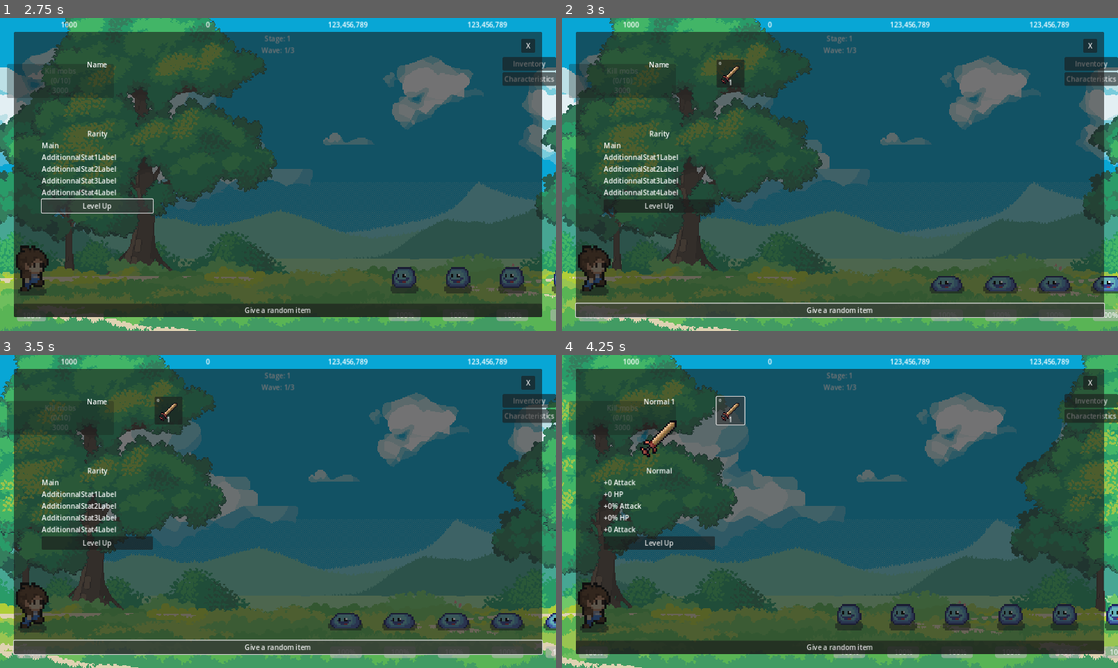
Above: before the commit, frames 1-4 (two rows, left to right).
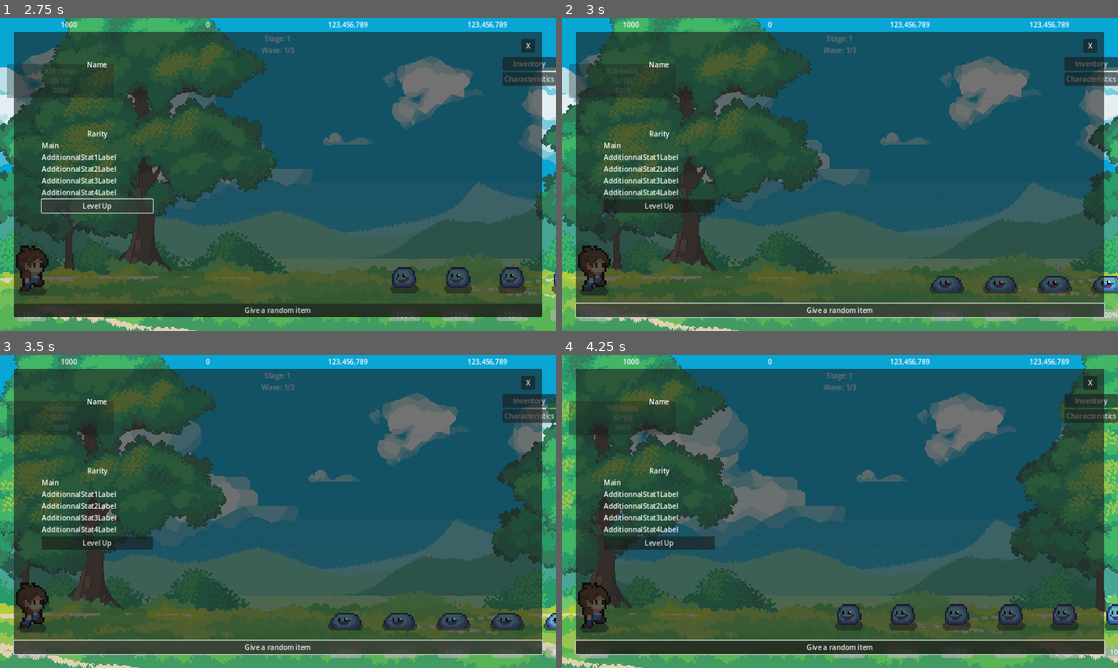
Above: after the commit, the same moments.

Repository: LSDAF/lsdaf_client
Game: Godot game, scene res://elements/main/main.tscn
Two runs of this game, one before a commit and one after it. Both use one fixed random seed, a clock stepped at 60 frames per second and the inputs below.
Inputs (mouse positions are in pixels of both pictures, inside the frame that each line leads up to):
- Up to frame 1 (2.75 s): click "Inventory" at 0.5 s; click "Characteristics" at 1.25 s; click "Level Up" at 2 s
- Up to frame 2 (3 s): click "Give a random item" at 2.75 s
- Up to frame 3 (3.5 s): no input
- Up to frame 4 (4.25 s): click (728, 411) at 3.5 s, where only the run before the commit has a clickable "1"

Frame 1 is identical in both runs. In frame 2, 0.4% of the frame differs, in the area x 27-33%, y 13-23%; in frame 3, 0.4%; in frame 4, 2.2%, in the area x 2-98%, y 13-96%.
Error after the commit: Out of bounds get index '0' (on base: 'Array[ItemBlueprint]') (res://autoload/services/items/items_service.gd:69)

Commit message:
feat: added more blueprints, but need to clean the files

Diff:
--- a/elements/hud/inventory_menu/inventory_menu.tscn
+++ b/elements/hud/inventory_menu/inventory_menu.tscn
@@ -54,7 +54,7 @@
 unique_name_in_owner = true
 layout_mode = 2
 size_flags_horizontal = 3
-columns = 16
+columns = 12
 
 [node name="CloseButton" type="Button" parent="MarginContainer/Panel"]
 unique_name_in_owner = true
--- a/models/items/item/stats/statistics/item_statistics.gd
+++ b/models/items/item/stats/statistics/item_statistics.gd
@@ -3,6 +3,10 @@
 enum ItemStatistics {
     ATTACK_ADD,
     ATTACK_MULT,
+    CRIT_CHANCE,
+    CRIT_DAMAGE,
     HP_ADD,
     HP_MULT,
+    RESISTANCE_ADD,
+    RESISTANCE_MULT,
 }
--- /dev/null
+++ b/resources/items/blueprints/blueprints/boots/normal/normal_boots_1.tres
@@ -0,0 +1,10 @@
+[gd_resource type="Resource" script_class="ItemBlueprint" load_steps=2 format=3 uid="uid://b7iuepc1s4s81"]
+
+[ext_resource type="Script" path="res://models/items/item_blueprint/item_blueprint.gd" id="1_fcv54"]
+
+[resource]
+script = ExtResource("1_fcv54")
+rarity = 0
+level = 0
+type = 0
+name = ""
--- /dev/null
+++ b/resources/items/blueprints/blueprints/boots/normal/normal_boots_2.tres
@@ -0,0 +1,10 @@
+[gd_resource type="Resource" script_class="ItemBlueprint" load_steps=2 format=3 uid="uid://cnh38nfo1yxty"]
+
+[ext_resource type="Script" path="res://models/items/item_blueprint/item_blueprint.gd" id="1_cxxfn"]
+
+[resource]
+script = ExtResource("1_cxxfn")
+rarity = 0
+level = 0
+type = 0
+name = ""
--- /dev/null
+++ b/resources/items/blueprints/blueprints/chestplates/normal/normal_chestplate_1.tres
@@ -0,0 +1,10 @@
+[gd_resource type="Resource" script_class="ItemBlueprint" load_steps=2 format=3 uid="uid://j1tedhy1y3qx"]
+
+[ext_resource type="Script" path="res://models/items/item_blueprint/item_blueprint.gd" id="1_xn4c3"]
+
+[resource]
+script = ExtResource("1_xn4c3")
+rarity = 0
+level = 0
+type = 0
+name = ""
--- /dev/null
+++ b/resources/items/blueprints/blueprints/chestplates/normal/normal_chestplate_2.tres
@@ -0,0 +1,10 @@
+[gd_resource type="Resource" script_class="ItemBlueprint" load_steps=2 format=3 uid="uid://buuw5s8t4u3ka"]
+
+[ext_resource type="Script" path="res://models/items/item_blueprint/item_blueprint.gd" id="1_qr45w"]
+
+[resource]
+script = ExtResource("1_qr45w")
+rarity = 0
+level = 0
+type = 0
+name = ""
--- /dev/null
+++ b/resources/items/blueprints/blueprints/gloves/normal/normal_gloves_1.tres
@@ -0,0 +1,10 @@
+[gd_resource type="Resource" script_class="ItemBlueprint" load_steps=2 format=3 uid="uid://bck4k7hylo2a1"]
+
+[ext_resource type="Script" path="res://models/items/item_blueprint/item_blueprint.gd" id="1_nwpfg"]
+
+[resource]
+script = ExtResource("1_nwpfg")
+rarity = 0
+level = 0
+type = 0
+name = ""
--- /dev/null
+++ b/resources/items/blueprints/blueprints/gloves/normal/normal_gloves_2.tres
@@ -0,0 +1,10 @@
+[gd_resource type="Resource" script_class="ItemBlueprint" load_steps=2 format=3 uid="uid://b3b0ujt70iy2d"]
+
+[ext_resource type="Script" path="res://models/items/item_blueprint/item_blueprint.gd" id="1_nmgt5"]
+
+[resource]
+script = ExtResource("1_nmgt5")
+rarity = 0
+level = 0
+type = 0
+name = ""
--- /dev/null
+++ b/resources/items/blueprints/blueprints/helmets/normal/normal_helmet_1.tres
@@ -0,0 +1,10 @@
+[gd_resource type="Resource" script_class="ItemBlueprint" load_steps=2 format=3 uid="uid://cwgdt2l0bge7u"]
+
+[ext_resource type="Script" path="res://models/items/item_blueprint/item_blueprint.gd" id="1_gciky"]
+
+[resource]
+script = ExtResource("1_gciky")
+rarity = 0
+level = 0
+type = 0
+name = ""
--- /dev/null
+++ b/resources/items/blueprints/blueprints/helmets/normal/normal_helmet_2.tres
@@ -0,0 +1,10 @@
+[gd_resource type="Resource" script_class="ItemBlueprint" load_steps=2 format=3 uid="uid://bywpcw1jm7mi7"]
+
+[ext_resource type="Script" path="res://models/items/item_blueprint/item_blueprint.gd" id="1_ns0p2"]
+
+[resource]
+script = ExtResource("1_ns0p2")
+rarity = 0
+level = 0
+type = 0
+name = ""
--- /dev/null
+++ b/resources/items/blueprints/blueprints/shields/normal/normal_shield_1.tres
@@ -0,0 +1,10 @@
+[gd_resource type="Resource" script_class="ItemBlueprint" load_steps=2 format=3 uid="uid://dao5ux4wpgx2l"]
+
+[ext_resource type="Script" path="res://models/items/item_blueprint/item_blueprint.gd" id="1_r6wuy"]
+
+[resource]
+script = ExtResource("1_r6wuy")
+rarity = 0
+level = 0
+type = 0
+name = ""
--- /dev/null
+++ b/resources/items/blueprints/blueprints/shields/normal/normal_shield_2.tres
@@ -0,0 +1,10 @@
+[gd_resource type="Resource" script_class="ItemBlueprint" load_steps=2 format=3 uid="uid://c0sx5wlgjqqc6"]
+
+[ext_resource type="Script" path="res://models/items/item_blueprint/item_blueprint.gd" id="1_s1jb0"]
+
+[resource]
+script = ExtResource("1_s1jb0")
+rarity = 0
+level = 0
+type = 0
+name = ""
--- /dev/null
+++ b/resources/items/blueprints/stats/crit_chance.tres
@@ -0,0 +1,10 @@
+[gd_resource type="Resource" script_class="ItemStatBlueprint" load_steps=2 format=3 uid="uid://2ll40nljb5u3"]
+
+[ext_resource type="Script" path="res://models/items/item_blueprint/stats/item_stat_blueprint.gd" id="1_vqjrw"]
+
+[resource]
+script = ExtResource("1_vqjrw")
+statistic = 2
+base_value_min = 1.0
+base_value_max = 10.0
+base_value_step = 0.05
--- /dev/null
+++ b/resources/items/blueprints/stats/crit_damage.tres
@@ -0,0 +1,10 @@
+[gd_resource type="Resource" script_class="ItemStatBlueprint" load_steps=2 format=3 uid="uid://c6kd05ce16yns"]
+
+[ext_resource type="Script" path="res://models/items/item_blueprint/stats/item_stat_blueprint.gd" id="1_meepy"]
+
+[resource]
+script = ExtResource("1_meepy")
+statistic = 3
+base_value_min = 10.0
+base_value_max = 75.0
+base_value_step = 0.5
--- a/resources/items/blueprints/stats/hp_add.tres
+++ b/resources/items/blueprints/stats/hp_add.tres
@@ -4,7 +4,7 @@
 
 [resource]
 script = ExtResource("1_srlag")
-statistic = 2
+statistic = 4
 base_value_min = 10.0
 base_value_max = 1000.0
 base_value_step = 1.0
--- a/resources/items/blueprints/stats/hp_mult.tres
+++ b/resources/items/blueprints/stats/hp_mult.tres
@@ -4,7 +4,7 @@
 
 [resource]
 script = ExtResource("1_apbdo")
-statistic = 3
+statistic = 5
 base_value_min = 10.0
 base_value_max = 100.0
 base_value_step = 1.0
--- /dev/null
+++ b/resources/items/blueprints/stats/resistance_add.tres
@@ -0,0 +1,10 @@
+[gd_resource type="Resource" script_class="ItemStatBlueprint" load_steps=2 format=3 uid="uid://dsx7nyutj0qvy"]
+
+[ext_resource type="Script" path="res://models/items/item_blueprint/stats/item_stat_blueprint.gd" id="1_8axb3"]
+
+[resource]
+script = ExtResource("1_8axb3")
+statistic = 6
+base_value_min = 10.0
+base_value_max = 1000.0
+base_value_step = 1.0
--- /dev/null
+++ b/resources/items/blueprints/stats/resistance_mult.tres
@@ -0,0 +1,10 @@
+[gd_resource type="Resource" script_class="ItemStatBlueprint" load_steps=2 format=3 uid="uid://dfae63sinpw4f"]
+
+[ext_resource type="Script" path="res://models/items/item_blueprint/stats/item_stat_blueprint.gd" id="1_j4vet"]
+
+[resource]
+script = ExtResource("1_j4vet")
+statistic = 7
+base_value_min = 10.0
+base_value_max = 100.0
+base_value_step = 1.0
--- a/resources/items/item_type_pools/pools/swords.tres
+++ b/resources/items/item_type_pools/pools/swords.tres
@@ -1,11 +1,9 @@
-[gd_resource type="Resource" script_class="ItemPool" load_steps=5 format=3 uid="uid://d22pht4qhcjmn"]
+[gd_resource type="Resource" script_class="ItemPool" load_steps=3 format=3 uid="uid://d22pht4qhcjmn"]
 
 [ext_resource type="Script" path="res://models/items/item_blueprint/item_blueprint.gd" id="1_pf6aa"]
-[ext_resource type="Resource" uid="uid://bc7kwmobqerc" path="res://resources/items/blueprints/blueprints/normal_sword_1.tres" id="2_whflr"]
 [ext_resource type="Script" path="res://models/items/item_blueprint/pools/item_pool.gd" id="2_wq71j"]
-[ext_resource type="Resource" uid="uid://bwkxuy7k5og4q" path="res://resources/items/blueprints/blueprints/normal_sword_2.tres" id="3_lnaxd"]
 
 [resource]
 script = ExtResource("2_wq71j")
-normal = Array[ExtResource("1_pf6aa")]([ExtResource("2_whflr"), ExtResource("3_lnaxd")])
+normal = Array[ExtResource("1_pf6aa")]([])
 rare = Array[ExtResource("1_pf6aa")]([])
Renamed: resources/items/blueprints/blueprints/normal_sword_1.tres -> resources/items/blueprints/blueprints/swords/normal/normal_sword_1.tres
Renamed: resources/items/blueprints/blueprints/normal_sword_2.tres -> resources/items/blueprints/blueprints/swords/normal/normal_sword_2.tres
